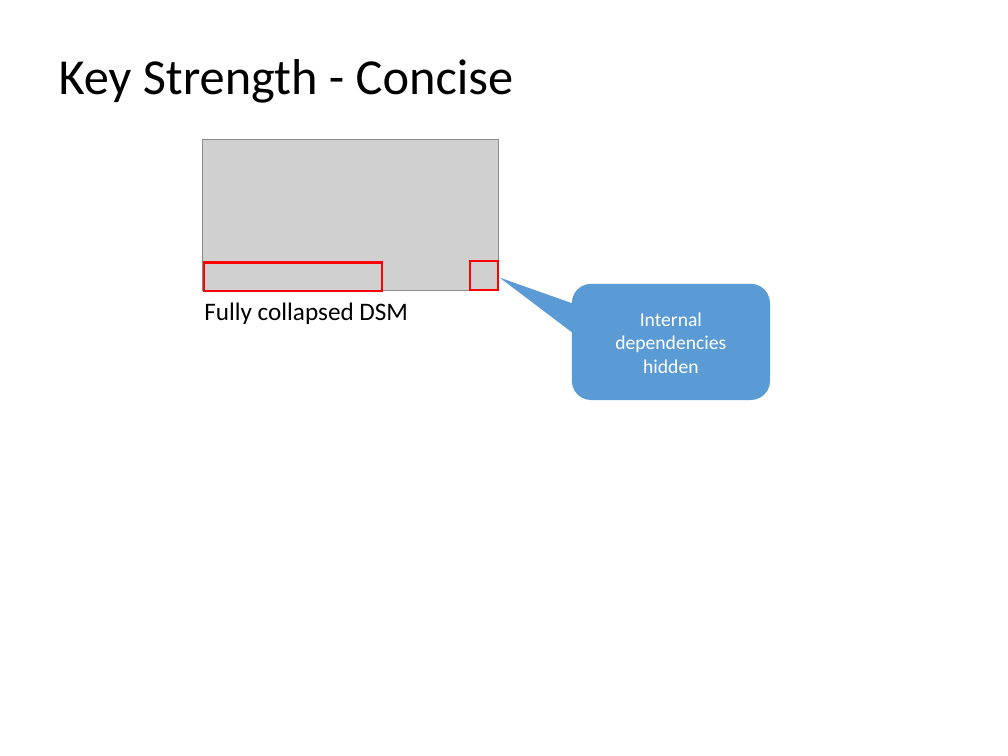
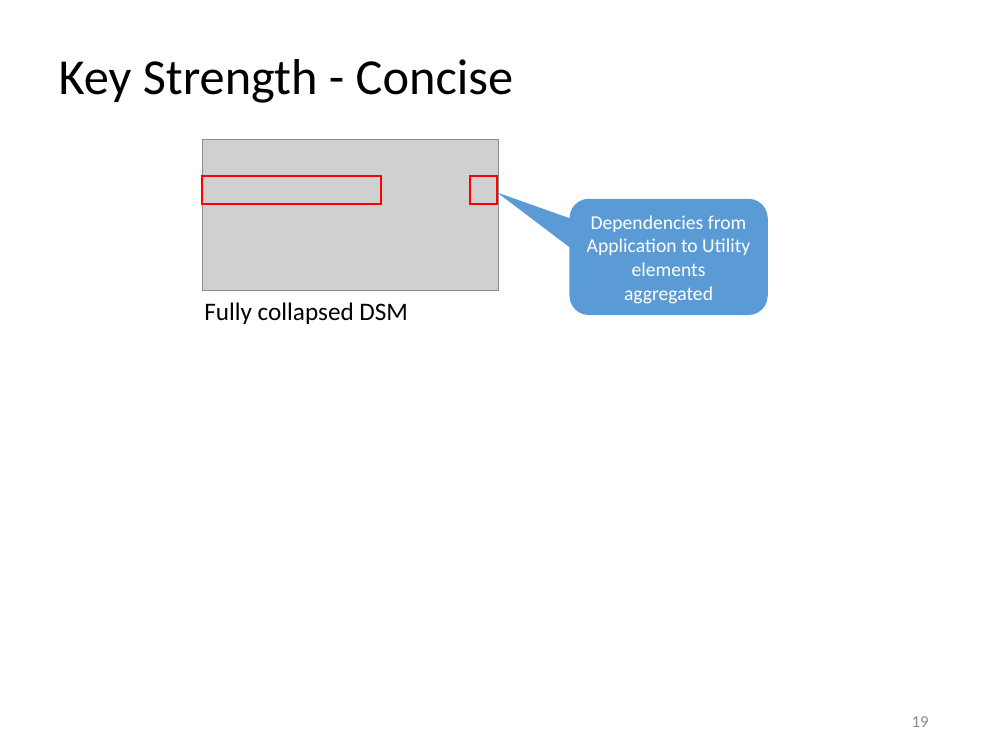
Before and after one commit to dsmsuite/dsmsuite.github.io, a slide deck: slide 19 of documents/DsmPresentation.pptx (slide 18 before the commit). Drawn at 1008x756 pixels with LibreOffice and Linux fonts; fonts in the diff are those of the drawing; grey boxes stand for pictures. Boxes give left, top, right and bottom in pixels: in the first picture for what was removed or moved away, otherwise in the second. Text is boxed around its words. In the diff, an @@ line names an element or a change of style, - is before the commit and + after.

```diff
--- a/documents/DsmPresentation.pptx
+++ b/documents/DsmPresentation.pptx
@@ 2 rectangles, 1 rounded speech box: place and size @@
-2 rectangles, 1 rounded speech box at bbox=[204, 261, 770, 400]
+2 rectangles, 1 rounded speech box at bbox=[203, 176, 768, 314]
@@ text in rounded speech box at bbox=[587, 215, 750, 304]: text changed @@
-Internal dependencies hidden
+Dependencies from Application to Utility elements
+aggregated
@@ page number added at bbox=[912, 716, 929, 727], 12 pt, text #8C8C8C @@
+19
```
Also in this commit, not shown: 24 other slides changed, 20 slides added, 4 slides removed.
